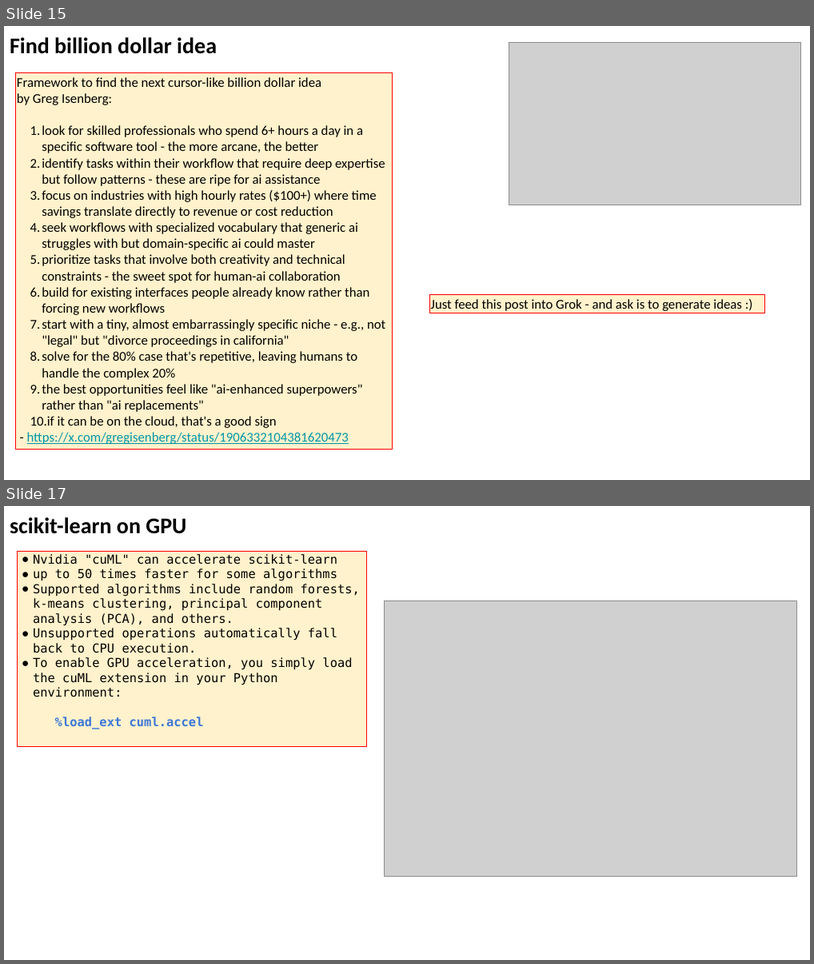
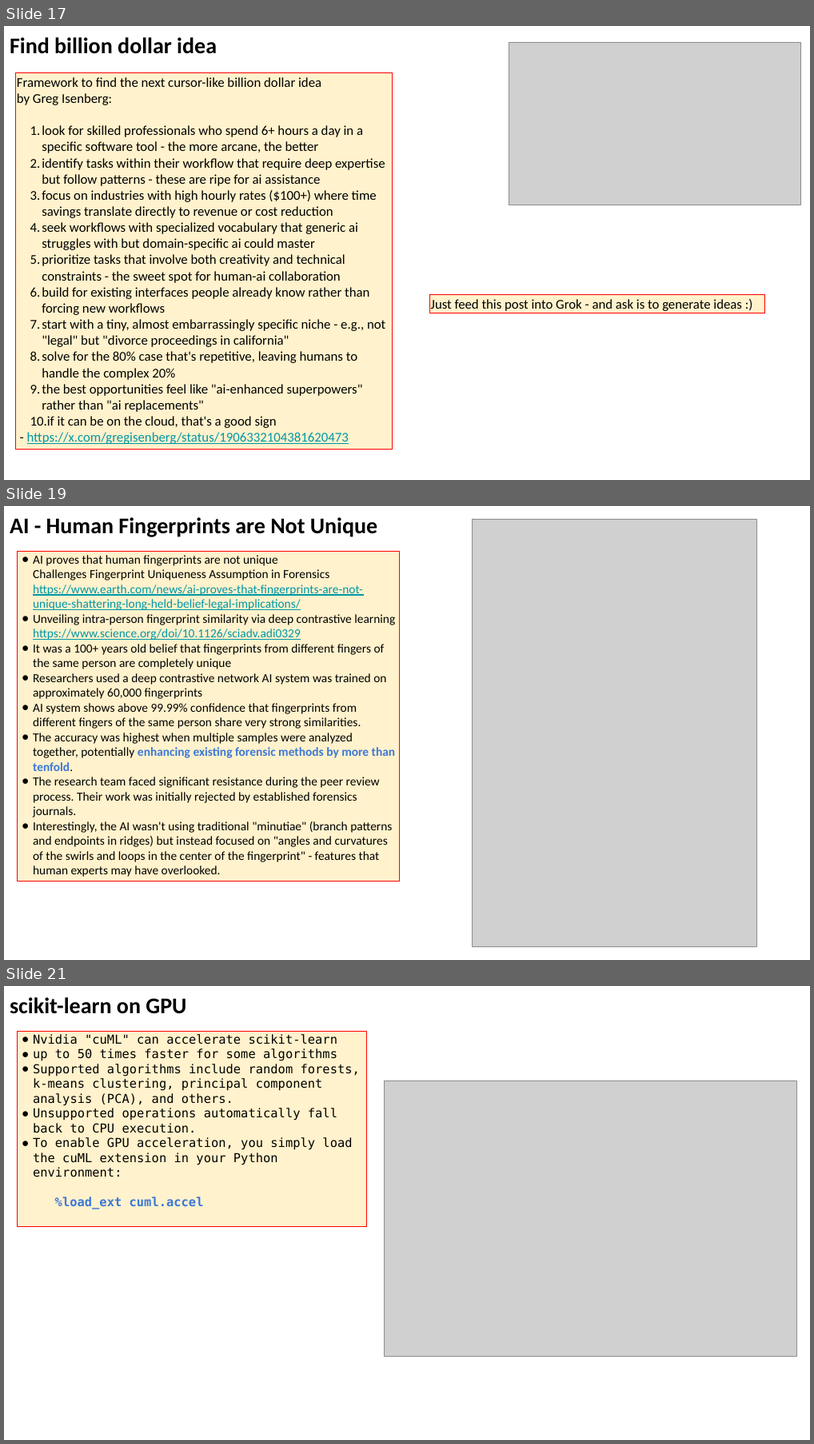
Before and after one commit to lselector/seminar, a slide deck: 2025/2025-04-04-AI-Updates.pptx. Shown one above the other, each under a label of ours: slides 15 and 17 before the commit, slides 17, 19 and 21 after it; the slides between them are not shown. The pictures are 814x964 and 814x1444 pixels, drawn with LibreOffice and Linux fonts; fonts in the diff are those of the drawing; grey boxes stand for pictures. Boxes give left, top, right and bottom in pixels: in the first picture for what was removed or moved away, otherwise in the second. Text is boxed around its words. In the diff, an @@ line names an element or a change of style, - is before the commit and + after.

```diff
--- a/2025/2025-04-04-AI-Updates.pptx
+++ b/2025/2025-04-04-AI-Updates.pptx
@@ slide 19 added at <box>4,506,810,960</box>, background #FFFFFF @@
@@ text added at <box>10,517,378,537</box>, 20 pt, text #000000, bold @@
+AI - Human Fingerprints are Not Unique
@@ picture added at <box>473,520,757,946</box> @@
@@ rectangle added at <box>17,551,400,881</box>, fill #FFF2CC, outline #FF0000 0.75 pt, 11 pt, text #000000 @@
+● AI proves that human fingerprints are not unique
+  Challenges Fingerprint Uniqueness Assumption in Forensics
+  https://www.earth.com/news/ai-proves-that-fingerprints-are-not-unique-shattering-long-held-belief-legal-implications/
+● Unveiling intra-person fingerprint similarity via deep contrastive learning
+  https://www.science.org/doi/10.1126/sciadv.adi0329
+● It was a 100+ years old belief that fingerprints from different fingers of the same person are completely unique
+● Researchers used a deep contrastive network AI system was trained on approximately 60,000 fingerprints
+● AI system shows above 99.99% confidence that fingerprints from different fingers of the same person share very strong similarities.
+● The accuracy was highest when multiple samples were analyzed together, potentially enhancing existing forensic methods by more than tenfold.
+● The research team faced significant resistance during the peer review process. Their work was initially rejected by established forensics journals.
+● Interestingly, the AI wasn't using traditional "minutiae" (branch patterns and endpoints in ridges) but instead focused on "angles and curvatures of the swirls and loops in the center of the fingerprint" - features that human experts may have overlooked.
@@ what was slide 15 is now slide 17 @@
@@ what was slide 17 is now slide 21 @@
```
Also in this commit, not shown: 5 slides changed, 3 other slides added.
